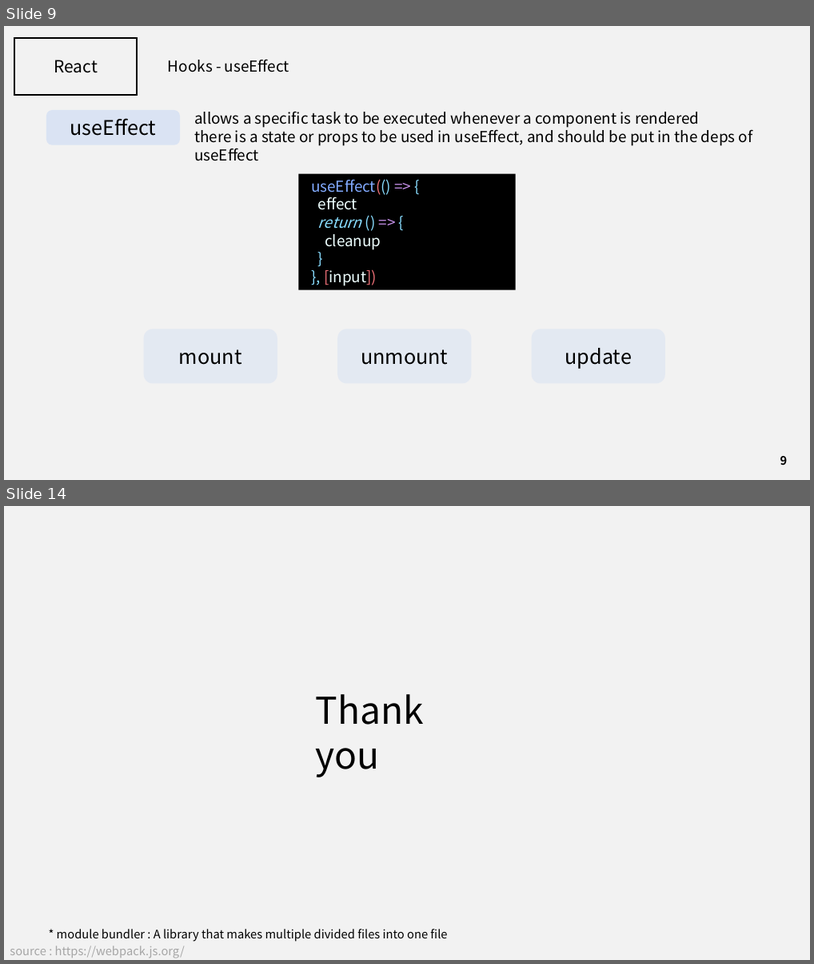
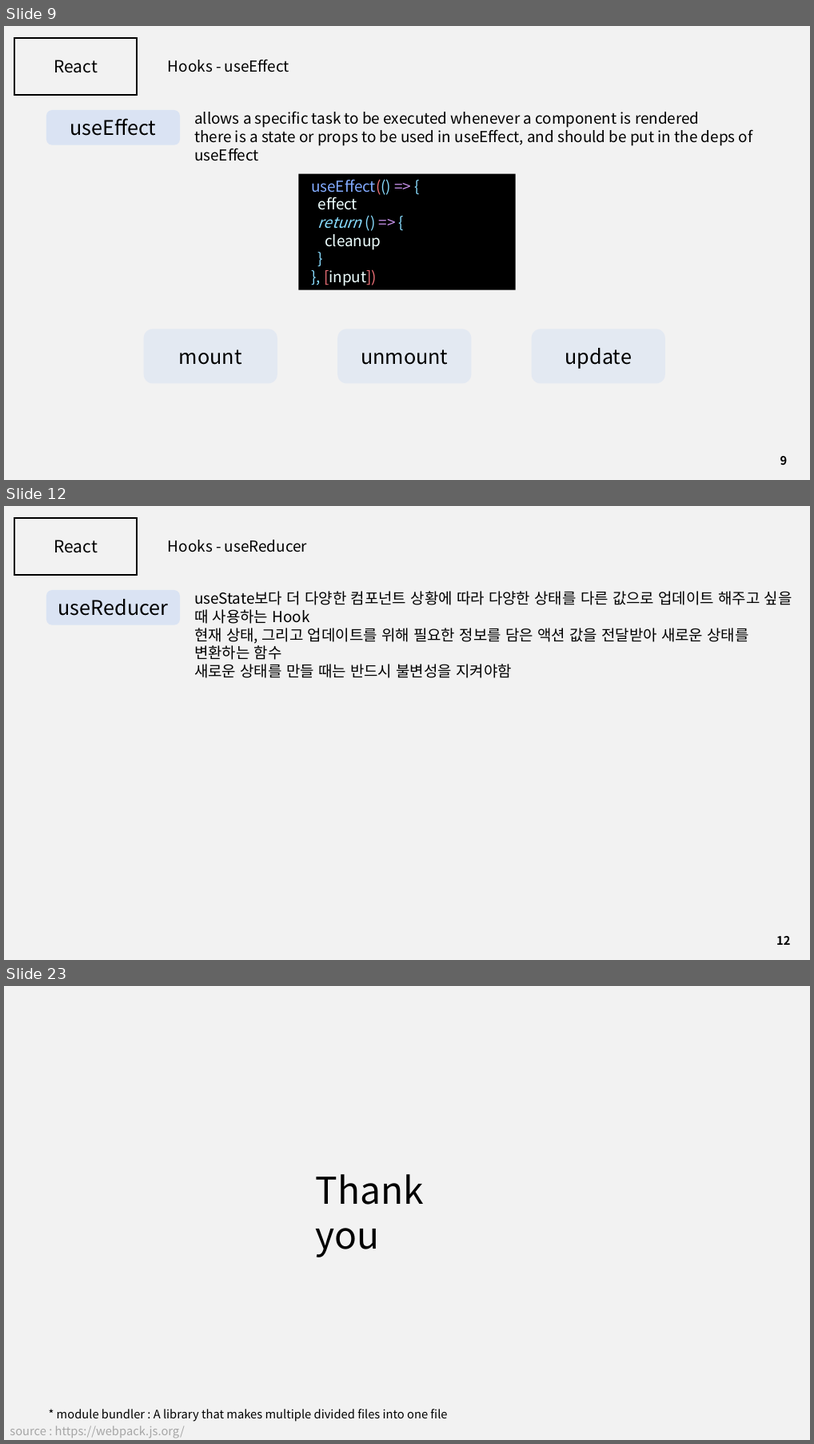
Before and after one commit to J3SUNG/Seminar, a slide deck: 210215_React_2.pptx. Shown one above the other, each under a label of ours: slides 9 and 14 before the commit, slides 9, 12 and 23 after it; the slides between them are not shown. The pictures are 814x964 and 814x1444 pixels, drawn with LibreOffice and Linux fonts; fonts in the diff are those of the drawing. Boxes give left, top, right and bottom in pixels: in the first picture for what was removed or moved away, otherwise in the second. Text is boxed around its words. In the diff, an @@ line names an element or a change of style, - is before the commit and + after.

```diff
--- a/210215_React_2.pptx
+++ b/210215_React_2.pptx
@@ slide 12 added at [4,506,810,960], background #F2F2F2 @@
@@ rectangle added at [14,518,137,574], outline #000000 2 pt @@
@@ text added at [54,540,98,553], 20 pt, text #000000 @@
+React
@@ text added at [168,540,307,552], 18 pt, text #000000 @@
+Hooks - useReducer
@@ rounded rectangle added at [46,590,180,625], fill #DAE3F3, 24 pt, text #000000 @@
+useReducer
@@ text added at [194,591,793,678], 18 pt, text #000000 @@
+useState보다 더 다양한 컴포넌트 상황에 따라 다양한 상태를 다른 값으로 업데이트 해주고 싶을 때 사용하는 Hook
+현재 상태, 그리고 업데이트를 위해 필요한 정보를 담은 액션 값을 전달받아 새로운 상태를 변환하는 함수
+새로운 상태를 만들 때는 반드시 불변성을 지켜야함
@@ page number added at [777,936,790,944], 14 pt, text #000000, bold @@
+12
@@ what was slide 14 is now slide 23 @@
```
Also in this commit, not shown: 5 slides changed, 8 other slides added, 1 other file.
